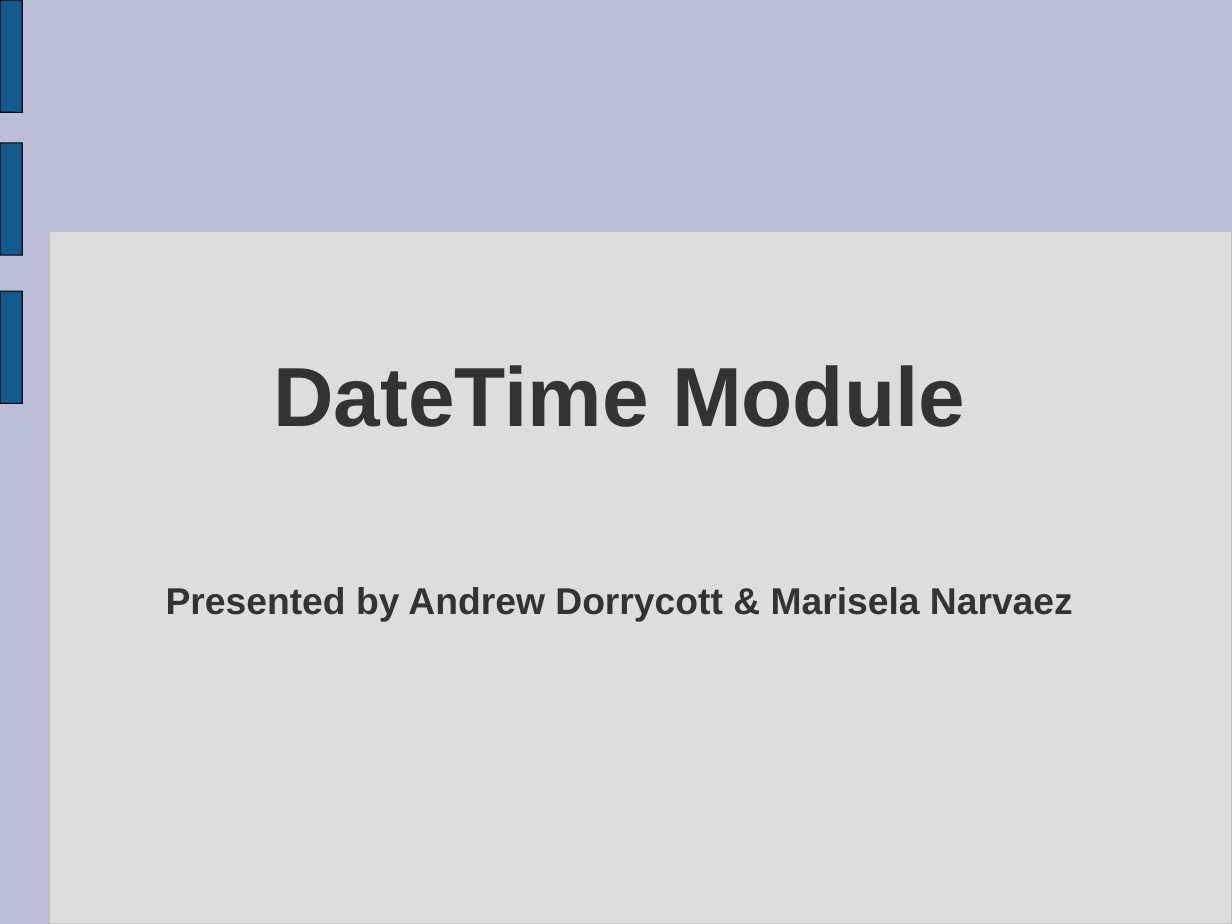
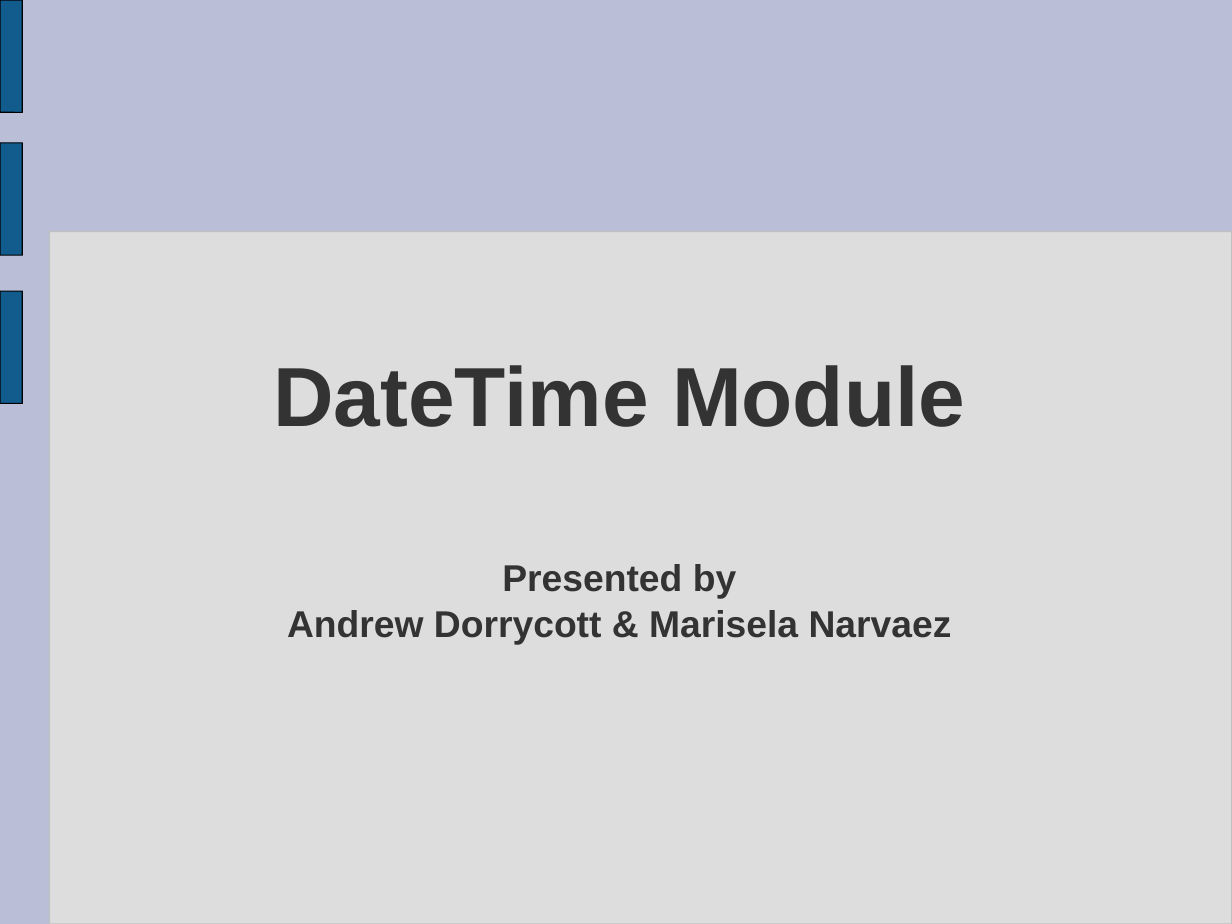
Before and after one commit to tdyhacker/pythonexploration, a slide deck: slide 1 of DateTime/DateTime.ppt. Drawn at 1232x924 pixels with LibreOffice and Linux fonts; fonts in the diff are those of the drawing. Boxes give left, top, right and bottom in pixels: in the first picture for what was removed or moved away, otherwise in the second. Text is boxed around its words. In the diff, an @@ line names an element or a change of style, - is before the commit and + after.

```diff
--- a/DateTime/DateTime.ppt
+++ b/DateTime/DateTime.ppt
@@ text at [287,564,952,645]: text changed @@
-Presented by Andrew Dorrycott & Marisela Narvaez
+Presented by
+Andrew Dorrycott & Marisela Narvaez
```
Also in this commit, not shown: 3 other slides changed, 1 slide removed.
